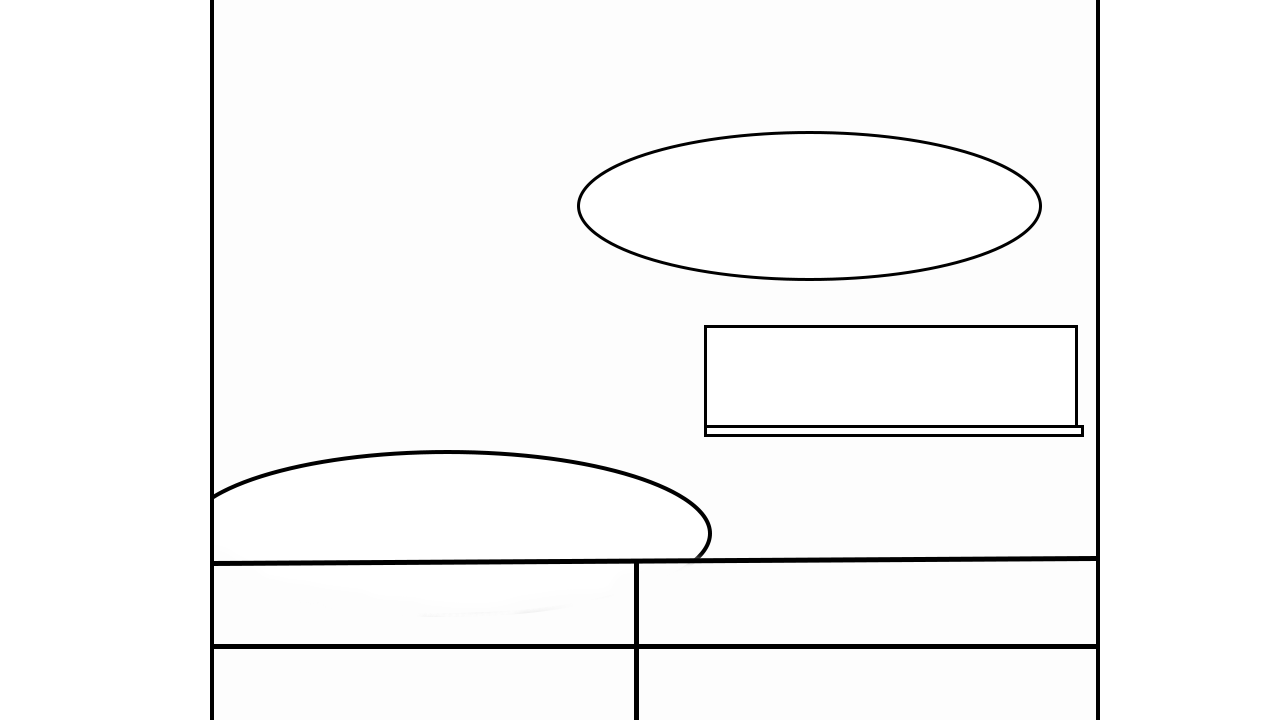
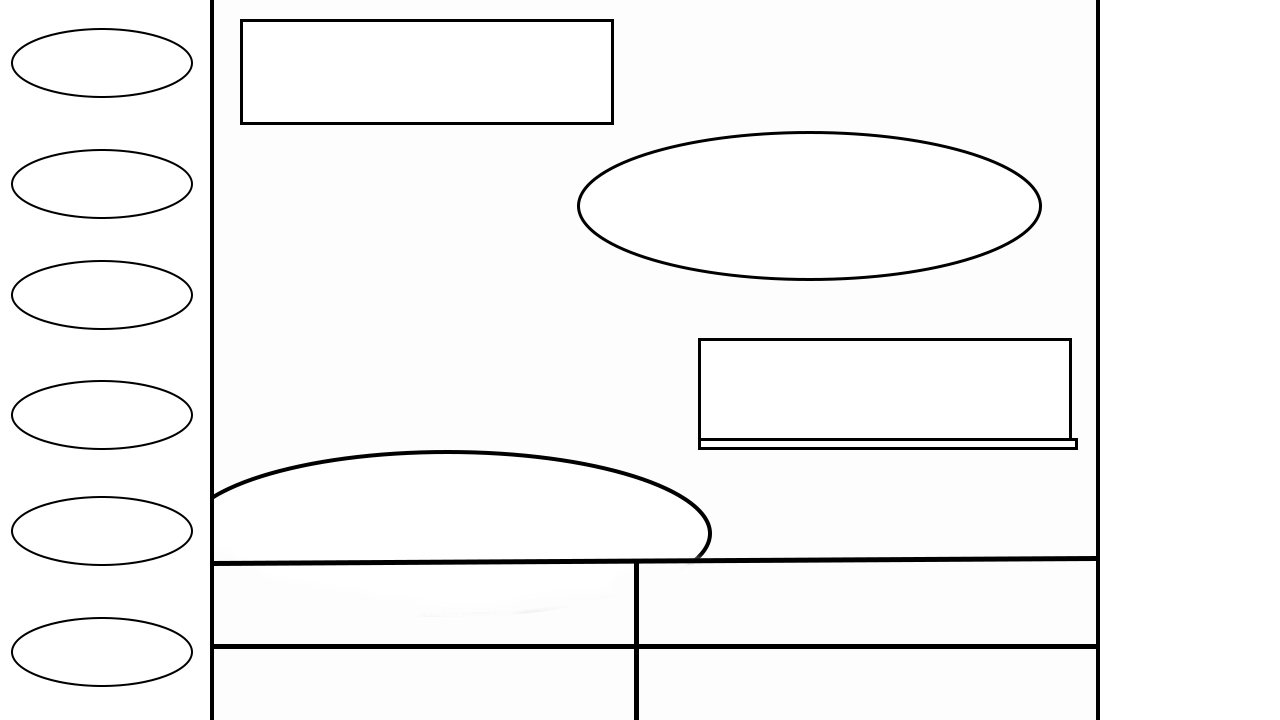
Two versions of the same layered image (1280 x 720). Layer-by-layer changes:
added layer "Ellipse 3 copy 5" above "Ellipse 3 copy 4" over [11, 617, 193, 687]
added layer "Ellipse 3 copy 4" above "Ellipse 3 copy 3" over [11, 496, 193, 566]
added layer "Ellipse 3 copy 3" above "Ellipse 3 copy 2" over [11, 380, 193, 450]
added layer "Ellipse 3 copy 2" above "Ellipse 3 copy" over [11, 260, 193, 330]
added layer "Ellipse 3 copy" above "Layer 1" over [11, 149, 193, 219]
added layer "Ellipse 3" above "Rectangle 1" over [11, 28, 193, 98]
added layer "Rectangle 3 copy" above "Rectangle 4" over [240, 19, 614, 125]
painted on "Rectangle 4" over [698, 425, 1084, 450]
painted on "Rectangle 3" over [698, 325, 1078, 444]
